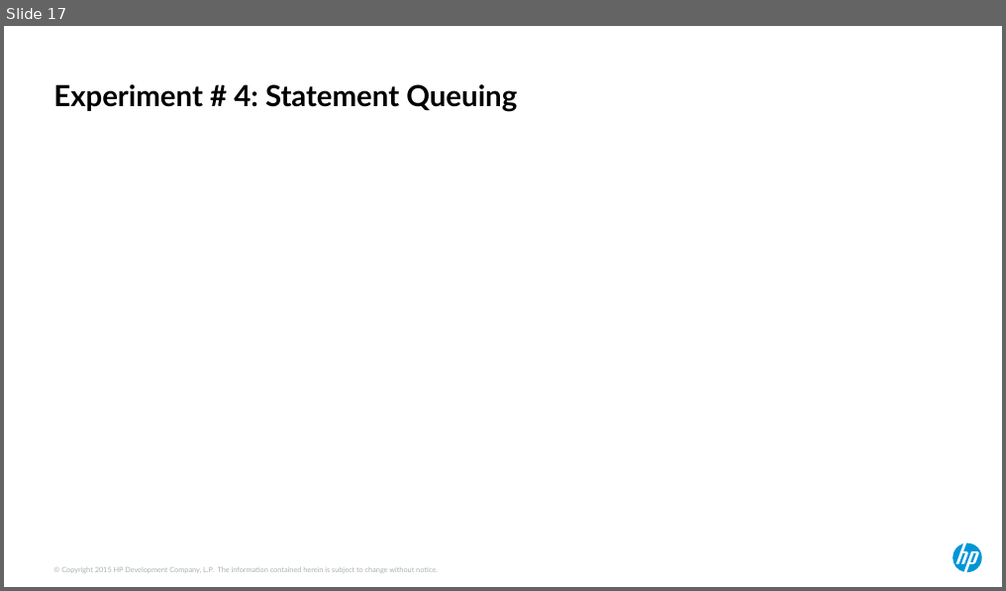
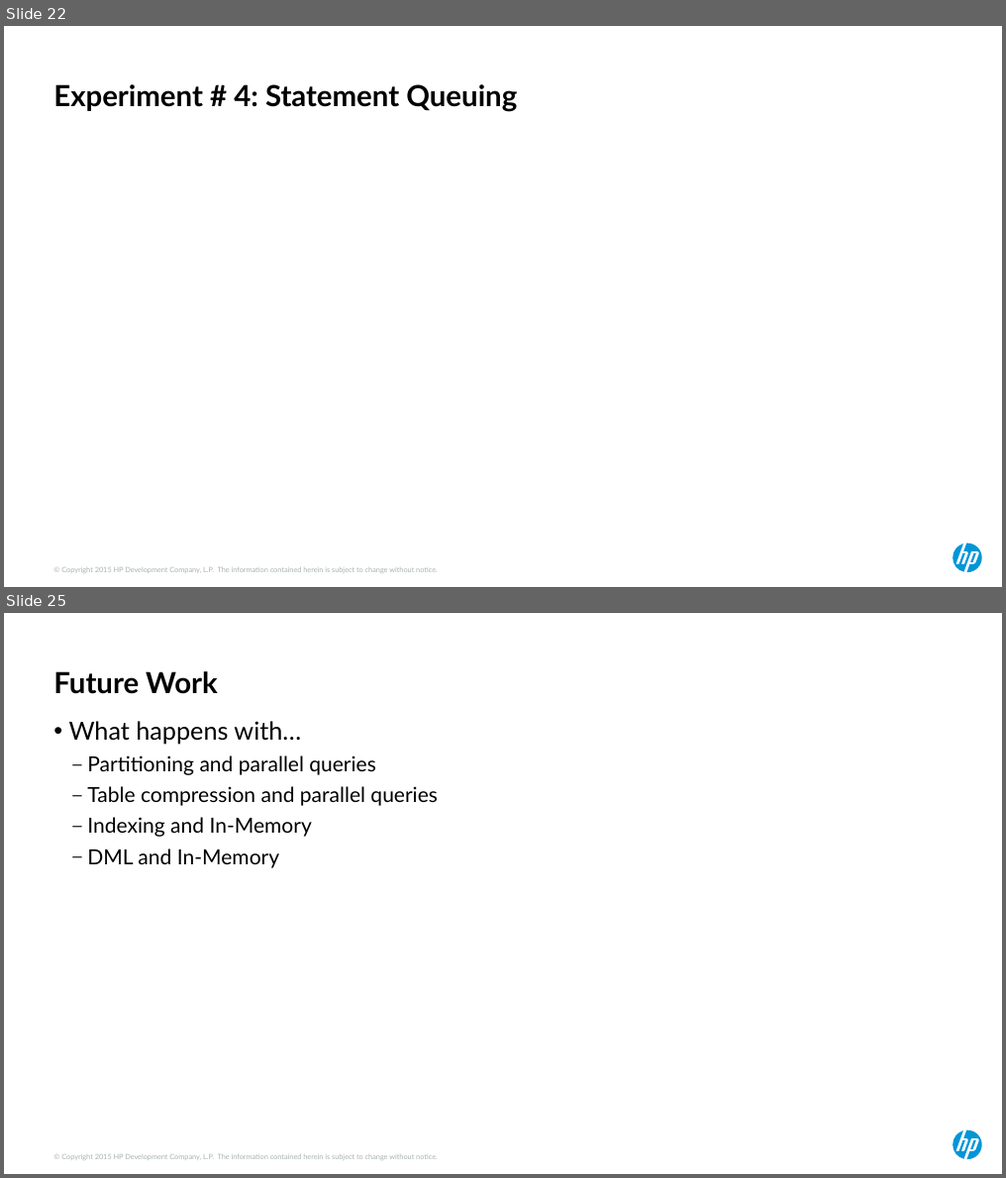
Before and after one commit to ndesilets/Group-13-HP-Big-Data-Analytics, a slide deck: Power Point Files/hotsos_2017 (kirbys inputs).pptx. Shown one above the other, each under a label of ours: slide 17 before the commit, slides 22 and 25 after it; the slides between them are not shown. The pictures are 1006x591 and 1006x1178 pixels, drawn with LibreOffice and Linux fonts; fonts in the diff are those of the drawing. Boxes give left, top, right and bottom in pixels: in the first picture for what was removed or moved away, otherwise in the second. Text is boxed around its words. In the diff, an @@ line names an element or a change of style, - is before the commit and + after.

```diff
--- a/Power Point Files/hotsos_2017 (kirbys inputs).pptx
+++ b/Power Point Files/hotsos_2017 (kirbys inputs).pptx
@@ slide 25 added at [4,613,1002,1174], background #FFFFFF; not listed: 2 template elements that a slide beside it also shows @@
@@ title added at [54,671,218,694], 28 pt, text #000000, bold @@
+Future Work
@@ text added at [69,721,438,868], 20 pt, text #000000 @@
+• What happens with…
+  – Partitioning and parallel queries
+  – Table compression and parallel queries
+  – Indexing and In-Memory
+  – DML and In-Memory
@@ what was slide 17 is now slide 22 @@
```
Also in this commit, not shown: 10 slides changed, 9 other slides added, 2 slides removed, 4 other files.
